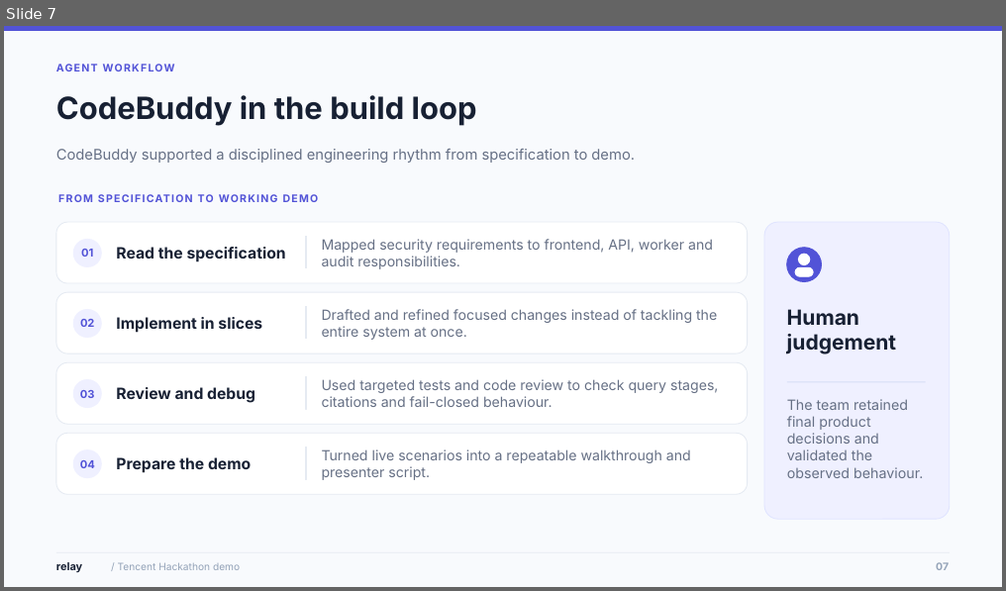
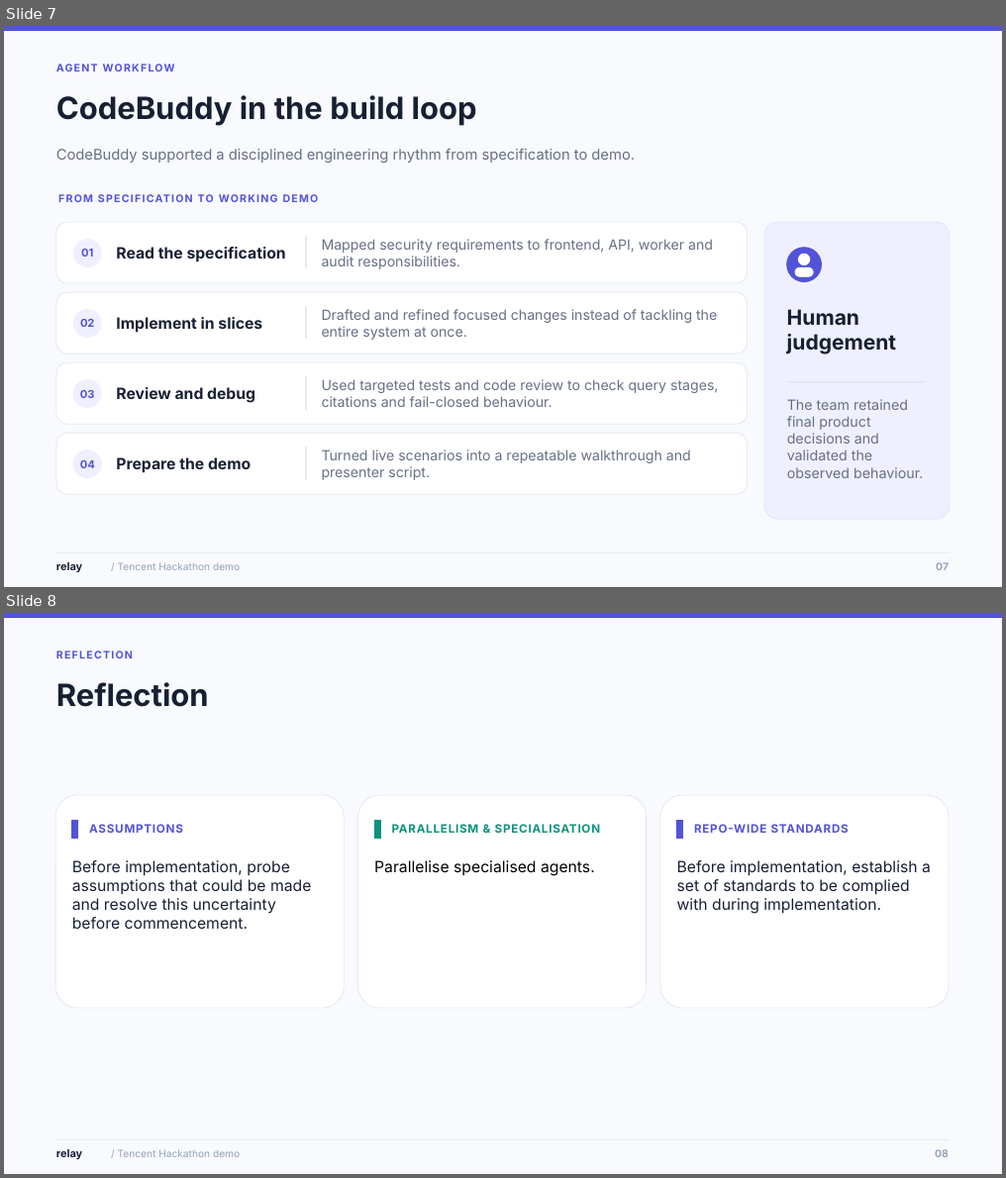
Before and after one commit to timthedev07/tencent-hackathon-track2, a slide deck: deliverables/relay_5_minute_demo_deck_full_corpus.pptx. Shown one above the other, each under a label of ours: slide 7 before the commit, slides 7 and 8 after it. The pictures are 1006x591 and 1006x1178 pixels, drawn with LibreOffice and Linux fonts; fonts in the diff are those of the drawing. Boxes give left, top, right and bottom in pixels: in the first picture for what was removed or moved away, otherwise in the second. Text is boxed around its words. In the diff, an @@ line names an element or a change of style, - is before the commit and + after.

```diff
--- a/deliverables/relay_5_minute_demo_deck_full_corpus.pptx
+++ b/deliverables/relay_5_minute_demo_deck_full_corpus.pptx
@@ slide 8 added at (4,613,1002,1174), background #F8FAFD @@
@@ rectangle added at (4,613,1002,618), fill #5253D7, outline #5253D7 1 pt @@
@@ text added at (56,651,133,659), 10.1 pt, text #5253D7, bold @@
+REFLECTION
@@ text added at (56,682,209,707), 29.5 pt, text #172033, bold @@
+Reflection
@@ rounded rectangle added at (55,795,344,1008), fill #FFFFFF, outline #E5EAF2 0.8 pt @@
@@ rectangle added at (72,820,78,839), fill #5253D7, outline #5253D7 1 pt @@
@@ rounded rectangle added at (358,795,647,1008), fill #FFFFFF, outline #E5EAF2 0.8 pt @@
@@ rectangle added at (374,820,380,839), fill #0B927D, outline #0B927D 1 pt @@
@@ rounded rectangle added at (660,795,948,1008), fill #FFFFFF, outline #E5EAF2 0.8 pt @@
@@ rectangle added at (677,820,683,839), fill #5253D7, outline #5253D7 1 pt @@
@@ text added at (89,824,183,833), 11.1 pt, text #5253D7, bold @@
+ASSUMPTIONS
@@ text added at (392,824,601,833), 11.1 pt, text #0B927D, bold @@
+PARALLELISM & SPECIALISATION
@@ text added at (694,824,848,833), 11.1 pt, text #5253D7, bold @@
+REPO-WIDE STANDARDS
@@ text added at (72,861,311,929), 15 pt, text #172033 @@
+Before implementation, probe assumptions that could be made and resolve this uncertainty before commencement.
@@ text added at (374,861,595,876), 15 pt, text #000000 @@
+Parallelise specialised agents.
@@ text added at (677,861,931,914), 15 pt, text #172033 @@
+Before implementation, establish a set of standards to be complied with during implementation.
@@ line added from (56, 1140) to (949, 1140), #E5EAF2 0.8 pt @@
@@ text added at (56,1150,82,1159), 10.4 pt, text #172033, bold @@
+relay
@@ text added at (118,1150,240,1157), 9.7 pt, text #94A3B8 @@
+/ Tencent Hackathon demo
@@ text added at (935,1150,948,1157), 10 pt, text #94A3B8, bold @@
+08
```
Also in this commit, not shown: 1 slide removed, 2 other files.
